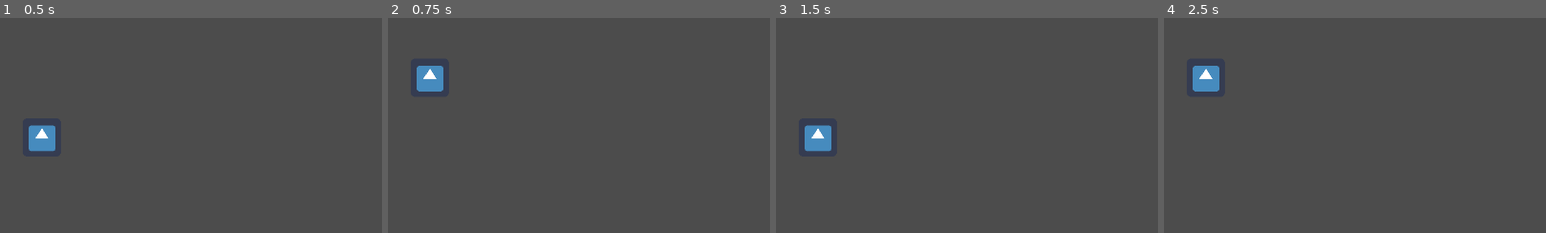
Above: before the commit, frames 1-4 (left to right).
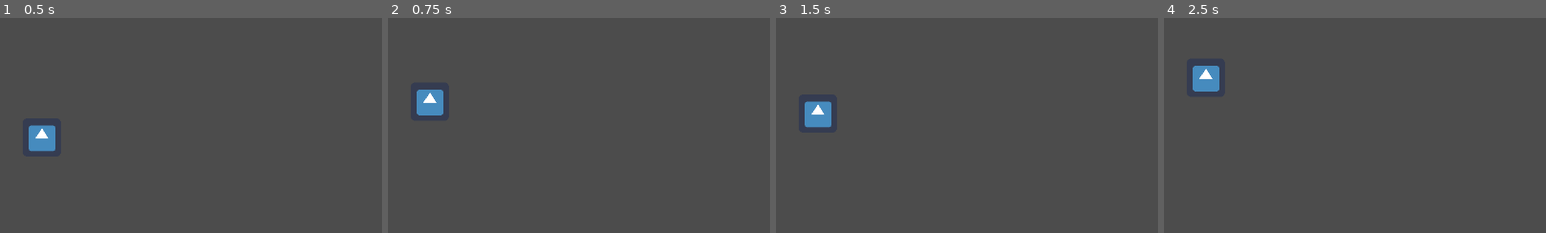
Above: after the commit, the same moments.

Repository: AtharvVohra/Ragnaromp
Game: Godot game, scene res://Main.tscn
Two runs of this game, one before a commit and one after it. Both use one fixed random seed, a clock stepped at 60 frames per second and the inputs below. The engine's default icon, where the game draws it, is replaced by a stand-in: a white triangle on a blue panel in a dark square.
Inputs:
- Up to frame 1 (0.5 s): no input
- Up to frame 2 (0.75 s): tap Enter at 0.5 s; hold Up (ui_up) from 0.53 s (still down)
- Up to frame 3 (1.5 s): tap Space at 1.25 s; release Up (ui_up) at 1.28 s; hold Down (ui_down) from 1.28 s (still down)
- Up to frame 4 (2.5 s): tap Enter at 2 s; release Down (ui_down) at 2.03 s; hold Up (ui_up) from 2.03 s (still down)
The pictures show only the part of the screen within x 0-50%, y 0-50%; the shares and areas given below are measured in that part.

Frame 1 is identical in both runs. In frame 2, 1.6% of the frame differs, in the area x 7-15%, y 22-46%; in frame 3, 1.6%, in the area x 7-15%, y 38-63%; in frame 4, nothing differs.

Commit message:
Prototype player lane changing

Diff:
--- a/Level.gd
+++ b/Level.gd
@@ -2,6 +2,11 @@
 
 onready var player = get_node("Player")
 var player_lane
+var target_lane
+var changing_lanes
+var delta_y
+var steps_to_move
+var delta_y_per_step
 
 func _ready():
 	print(globals.width)
@@ -16,17 +21,42 @@
 	print(player.position.y)
 	player.show()
 
+	changing_lanes = false
+	steps_to_move = 20
+
 func _process(delta):
 	# Input
-	if Input.is_action_just_pressed('ui_up'):
+	if (!changing_lanes and Input.is_action_just_pressed('ui_up')):
 		if (player_lane > 0):
-			player_lane -= 1
-	if Input.is_action_just_pressed('ui_down'):
+			target_lane = player_lane - 1
+			delta_y = globals.lanes[target_lane] - globals.lanes[player_lane]
+			delta_y_per_step = delta_y / steps_to_move
+			changing_lanes = true
+			print("Changing lanes to ")
+			print(target_lane)
+			print(delta_y)
+			print(delta_y_per_step)
+	if (!changing_lanes and Input.is_action_just_pressed('ui_down')):
 		if (player_lane < 2):
-			player_lane += 1
+			target_lane = player_lane + 1
+			delta_y = globals.lanes[target_lane] - globals.lanes[player_lane]
+			delta_y_per_step = delta_y / steps_to_move
+			changing_lanes = true
+			print("Changing lanes to ")
+			print(target_lane)
+			print(delta_y)
+			print(delta_y_per_step)
+	# Set objects' coords to their lane
+	#player.position.y = globals.lanes[player_lane]
 
-	# Set objects' coords to their lane
-	player.position.y = globals.lanes[player_lane]
+	if changing_lanes:
+		player.position.y += delta_y_per_step
+		print(player.position.y)
+		if (player.position.y == globals.lanes[target_lane]):
+			print("Finished changing lanes")
+			player_lane = target_lane
+			changing_lanes = false
+
 
 #func _physics_process(delta):
 #	pass
